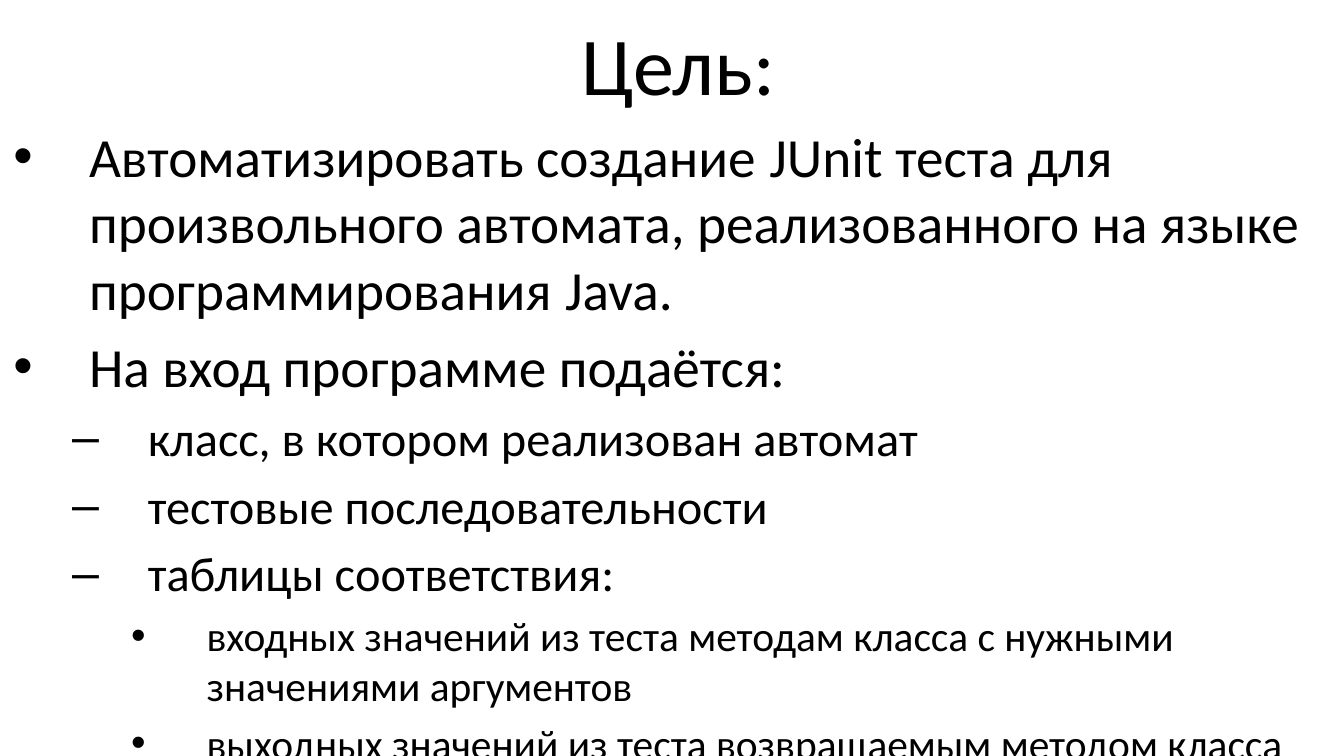
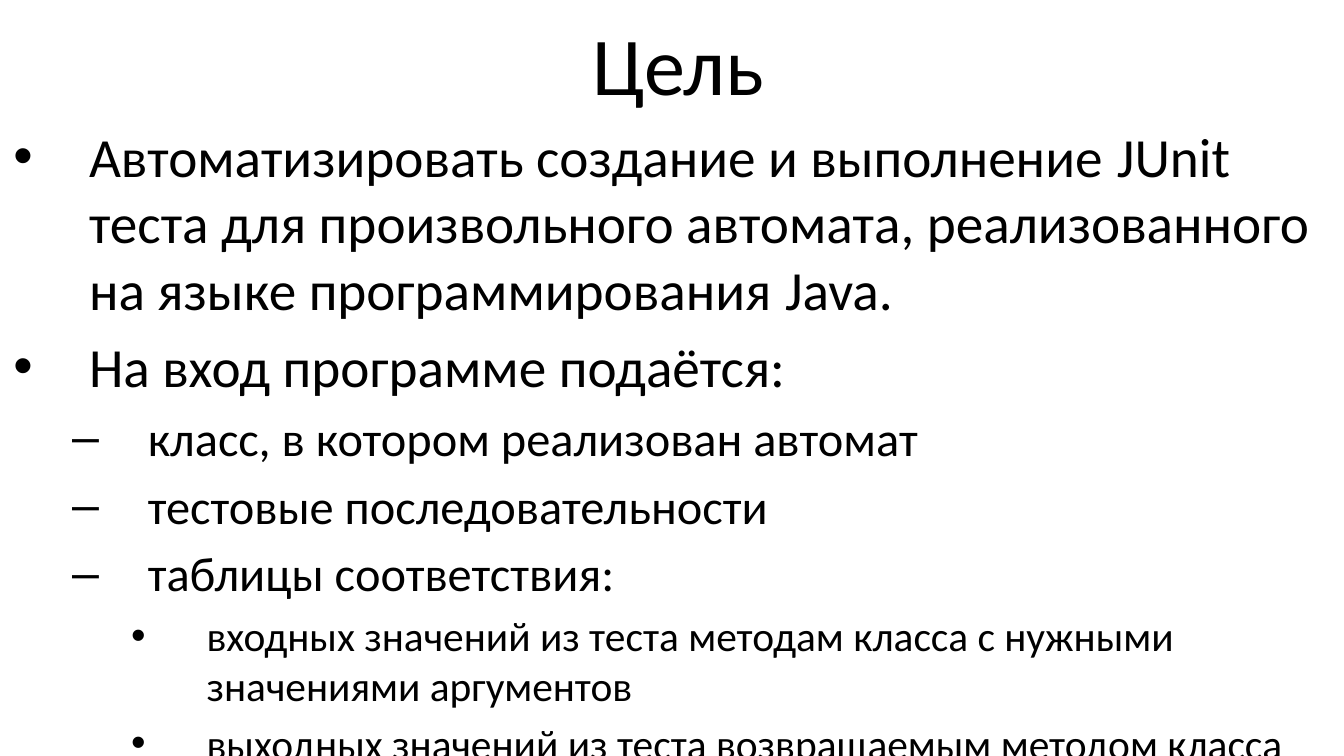
Before and after one commit to sirazenkov/fsm-unit-testing, a slide deck: slide 9 of Обзор.pptx. Drawn at 1344x756 pixels with LibreOffice and Linux fonts; fonts in the diff are those of the drawing. Boxes give left, top, right and bottom in pixels: in the first picture for what was removed or moved away, otherwise in the second. Text is boxed around its words. In the diff, an @@ line names an element or a change of style, - is before the commit and + after.

```diff
--- a/Обзор.pptx
+++ b/Обзор.pptx
@@ title at (592,42,764,108): text changed @@
-Цель:
+Цель
@@ text at (89,139,1309,319): text changed @@
-• Автоматизировать создание JUnit теста для произвольного автомата, реализованного на языке программирования Java.
+• Автоматизировать создание и выполнение JUnit теста для произвольного автомата, реализованного на языке программирования Java.
```
Also in this commit, not shown: 3 other slides changed, 1 slide added, 1 slide removed.
